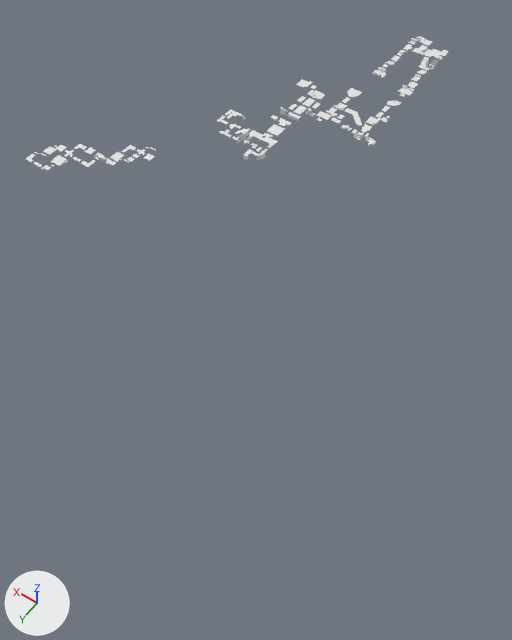
What one commit did to the Blender file dungeons.blend.
Camera for both pictures: a 50 mm camera at (-289.0, 861.0, 531.0) aimed at (20.0, 428.0, -149.0). The axes (+X, +Y, +Z) are drawn at lower left. The lights are the same throughout.

In view in the first picture: 'map1_wine_cellar', 'map22_City Walls West', 'map2_catacombs', 'map3_Sanctum', 'map4_Abandoned Mines B1'.
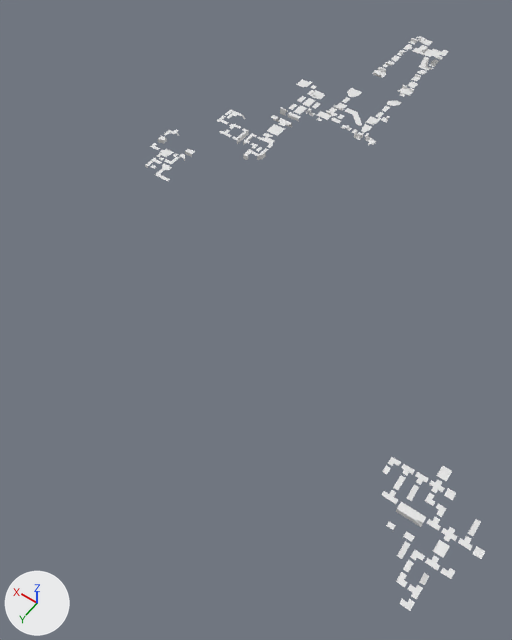
The change in detail:
Mesh me_map30_town_center_east is new.
It has 809 vertices, 85 faces, 277 loose edges and spans x 0.0..66.0, y -16.0..0.0, z 0.0..77.0.
Mesh me_map19_undercity_west is new.
It has 1451 vertices, 133 faces, 526 loose edges and spans x 0.0..130.0, y -25.0..0.0, z 0.0..159.0.
Object 'map22_City Walls West' (ob_map22_city_walls_west) moves from (121.0, 320.0, 20.0) to (134.0, 300.0, 35.0).
Object 'map22_City Walls West' (ob_map22_city_walls_west) is now hidden.
Object 'map4_Abandoned Mines B1' (ob_map4_abandoned_mines_b1) moves from (217.0, 466.0, -20.0) to (260.0, 285.0, 10.0).
Object 'map4_Abandoned Mines B1' (ob_map4_abandoned_mines_b1) turns from (90, 0, 0) to (-90, 0, 90) degrees about x, y and z.
Object 'map4_Abandoned Mines B1' (ob_map4_abandoned_mines_b1) is now hidden.
Object 'map30_Town Center East' (ob_map30_town_center_east) is new; it shows me_map30_town_center_east.
Its location is (137.0, 353.0, 6.0).
Its rotation in degrees is (-90, 0, 0).
Object 'map19_Undercity West' (ob_map19_undercity_west) is new; it shows me_map19_undercity_west.
Its location is (-328.0, 450.0, -197.0).
Its rotation in degrees is (-90, 0, 0).

Where the change shows, as pixel boxes (x1, y1, x2, y2) in the pictures (512 x 640 px):
'map19_Undercity West', added
    after: (382, 457, 485, 611)
'map4_Abandoned Mines B1', hidden
    before: (26, 144, 156, 170)
'map30_Town Center East', added
    after: (145, 130, 195, 181)
'map22_City Walls West', hidden
    before: (235, 128, 278, 145)
